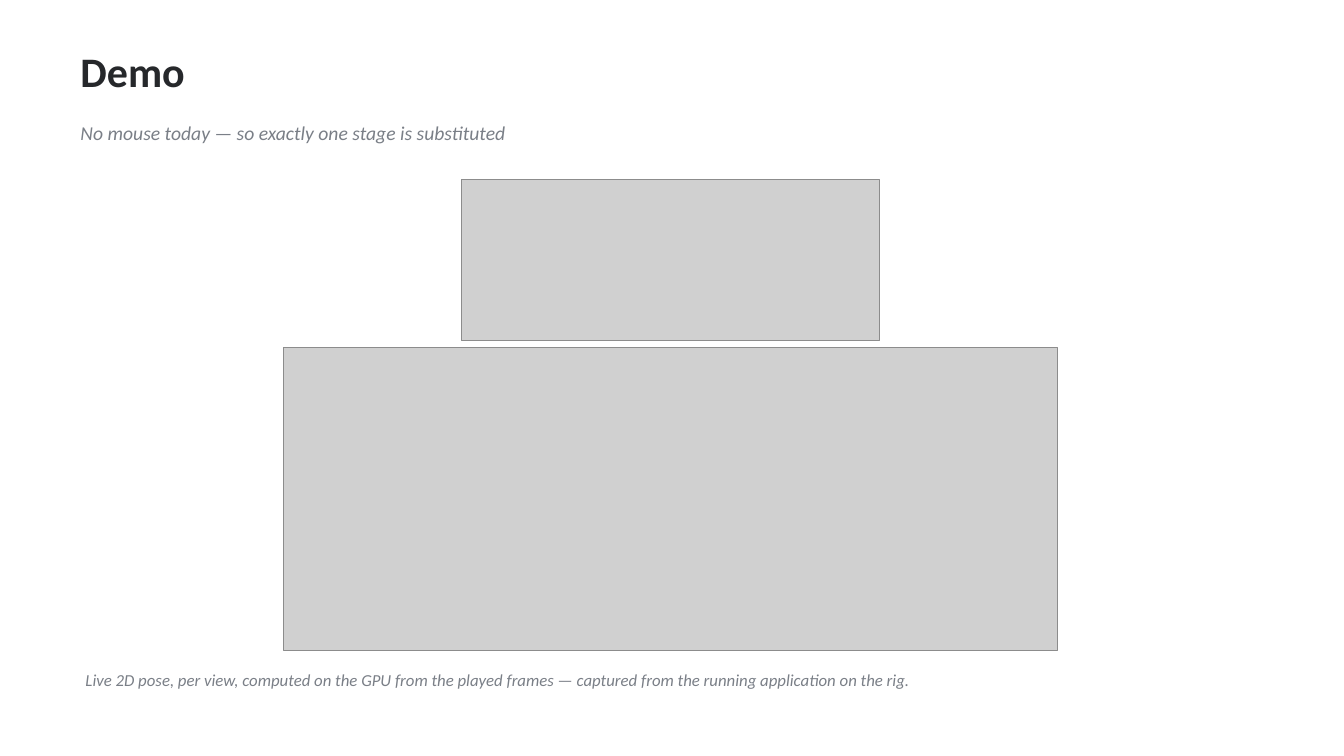
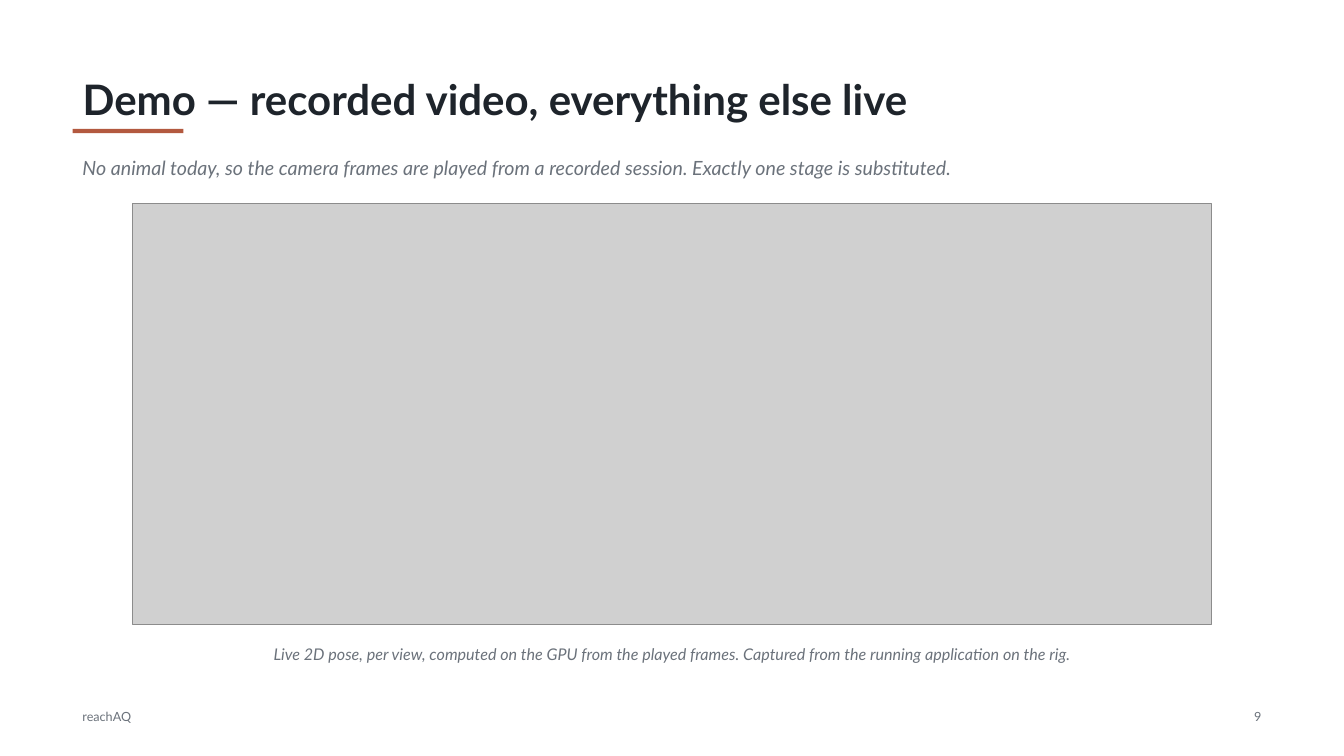
Before and after one commit to Cerebellum-Lab/reachAQ, a slide deck: slide 9 of docs/presentation/reachAQ-overview.pptx (slide 12 before the commit). Drawn at 1344x756 pixels with LibreOffice and Linux fonts; fonts in the diff are those of the drawing; grey boxes stand for pictures. Boxes give left, top, right and bottom in pixels: in the first picture for what was removed or moved away, otherwise in the second. Text is boxed around its words. In the diff, an @@ line names an element or a change of style, - is before the commit and + after.

```diff
--- a/docs/presentation/reachAQ-overview.pptx
+++ b/docs/presentation/reachAQ-overview.pptx
@@ text removed at <box>80,59,184,88</box> @@
-Demo
@@ title added at <box>83,83,907,123</box>, 30 pt, text #1E242B, bold @@
+Demo — recorded video, everything else live
@@ rectangle added at <box>73,129,184,133</box>, fill #B3593F @@
@@ text at <box>82,160,951,179</box>: text changed; font Calibri to Lato; text colour #7A7F87 to #6B727B @@
-No mouse today — so exactly one stage is substituted
+No animal today, so the camera frames are played from a recorded session. Exactly one stage is substituted.
@@ picture removed at <box>462,179,880,341</box> @@
@@ picture: place and size @@
-picture at <box>283,348,1058,650</box>
+picture at <box>132,204,1211,625</box>
@@ text at <box>274,648,1070,663</box>: text changed; size 12 to 11.5 pt; font Calibri to Lato; text colour #7A7F87 to #6B727B @@
-Live 2D pose, per view, computed on the GPU from the played frames — captured from the running application on the rig.
+Live 2D pose, per view, computed on the GPU from the played frames. Captured from the running application on the rig.
@@ text added at <box>82,712,131,723</box>, 9 pt, text #6B727B @@
+reachAQ
@@ text added at <box>1254,712,1261,721</box>, 9 pt, text #6B727B @@
+9
```
Also in this commit, not shown: 8 slides added, 13 slides removed, 7 other files.
